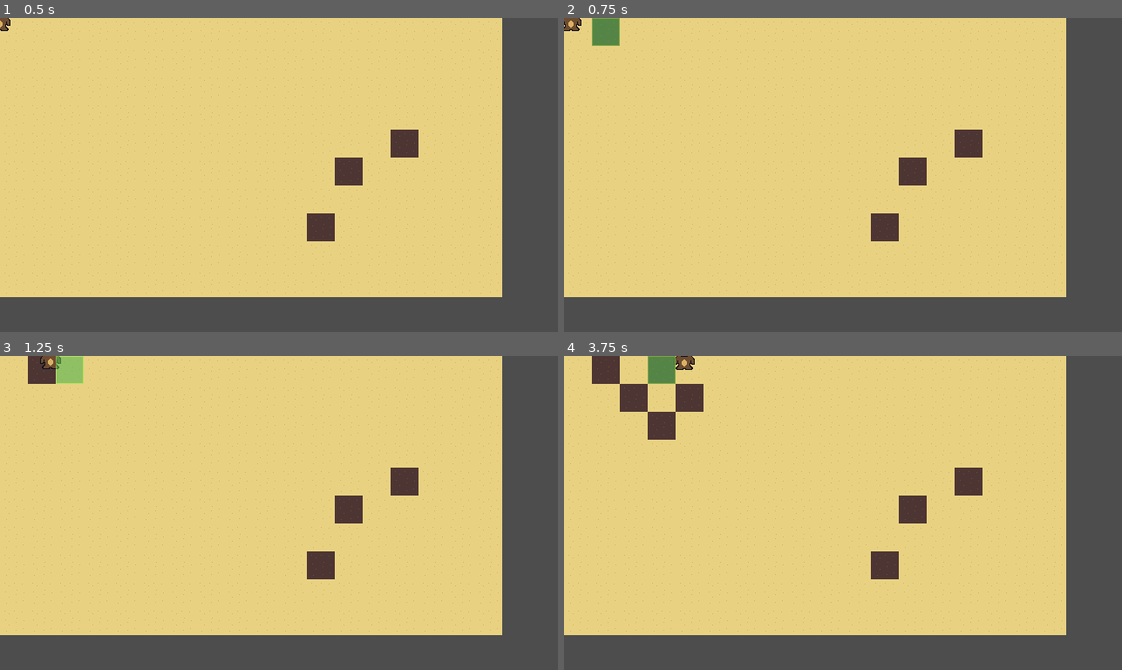
Above: before the commit, frames 1-4 (two rows, left to right).
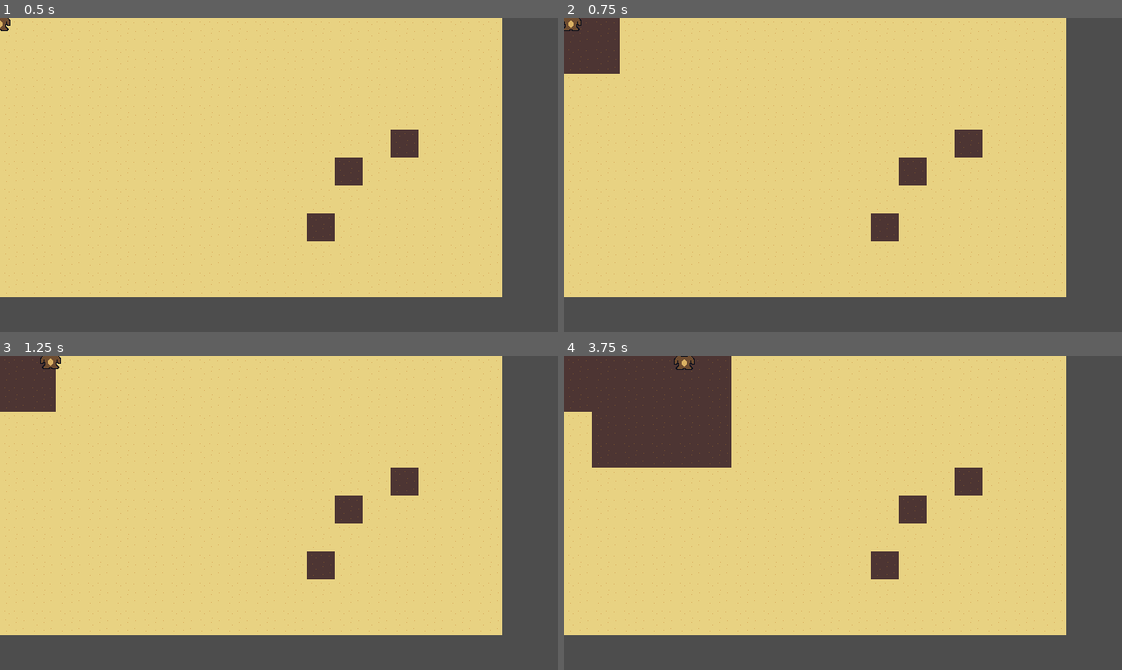
Above: after the commit, the same moments.

Repository: GregCK/beargarden
Game: Godot game, scene res://Scenes/garden_0.tscn
Two runs of this game, one before a commit and one after it. Both use one fixed random seed, a clock stepped at 60 frames per second and the inputs below.
Inputs:
- Up to frame 1 (0.5 s): no input
- Up to frame 2 (0.75 s): tap Enter at 0.5 s; hold D (move_right) from 0.53 s (still down); tap J (water) at 0.6 s
- Up to frame 3 (1.25 s): keep holding D (move_right)
- Up to frame 4 (3.75 s): release D (move_right) at 1.28 s; hold S (move_down) 1.28-2.03 s; tap J (water) every 0.75 s from 1.35 to 3.6 s; hold D (move_right) 2.03-2.78 s; hold W (move_up) 2.78-3.53 s; hold A (move_left) from 3.53 s (still down)

Frame 1 is identical in both runs. In frame 2, 1.7% of the frame differs, in the area x 0-10%, y 0-18%; in frame 3, 1.8%; in frame 4, 7.9%, in the area x 0-30%, y 0-36%.

Commit message:
water around player

Diff:
--- a/Scenes/garden_0.tscn
+++ b/Scenes/garden_0.tscn
@@ -1,9 +1,10 @@
-[gd_scene load_steps=5 format=4 uid="uid://dk0g06qlr3v1f"]
+[gd_scene load_steps=6 format=4 uid="uid://dk0g06qlr3v1f"]
 
 [ext_resource type="Script" path="res://Scripts/map.gd" id="1_f3ffi"]
 [ext_resource type="PackedScene" uid="uid://dx6dg150rm5hg" path="res://Scenes/player.tscn" id="2_ei0gq"]
 [ext_resource type="PackedScene" uid="uid://bnyh07qddka1b" path="res://Scenes/grid_helper_front.tscn" id="2_o6a05"]
 [ext_resource type="TileSet" uid="uid://m4xvbm6t5g6x" path="res://Resources/TileSets/ground_set_32x32_0.tres" id="2_tr3ef"]
+[ext_resource type="PackedScene" uid="uid://b0tnw7siuc121" path="res://Scenes/grid_helper_large.tscn" id="5_15j11"]
 
 [node name="Garden0" type="Node2D"]
 
@@ -19,3 +20,6 @@
 [node name="GridHelpers" type="Node2D" parent="Map"]
 
 [node name="GridHelperFront" parent="Map/GridHelpers" instance=ExtResource("2_o6a05")]
+visible = false
+
+[node name="GridHelperLarge" parent="Map/GridHelpers" instance=ExtResource("5_15j11")]
--- a/Scripts/map.gd
+++ b/Scripts/map.gd
@@ -5,39 +5,63 @@
 const DIRT_DRY:int = 1
 const DIRT_WET:int = 2
 
-@onready var gridHelper:Node2D = $GridHelpers/GridHelperFront
+@onready var gridHelperFront:Node2D = $GridHelpers/GridHelperFront
+@onready var gridHelperLarge:Node2D = $GridHelpers/GridHelperLarge
 @onready var groundTileMapLayer:TileMapLayer = $GroundTileMapLayer
 @onready var player:Player = $Player
 
 var tile_pos_in_front_of_player:Vector2i
-
+var tile_pos_player_is_on:Vector2i
 
 # Called when the node enters the scene tree for the first time.
 func _ready():
 	player.connect("enter_water_state", _on_player_enter_water_state)
-
+	gridHelperLarge.hide()
 
 func _physics_process(_delta):
 	if player:
+		tile_pos_player_is_on = get_tile_pos_player_is_on()
+		gridHelperLarge.global_position = tile_pos_player_is_on * GRID_SIZE
+
 		tile_pos_in_front_of_player = get_tile_pos_in_front_of_player()
-		gridHelper.global_position = tile_pos_in_front_of_player * GRID_SIZE
+		gridHelperFront.global_position = tile_pos_in_front_of_player * GRID_SIZE
 
 
-func get_tile_pos_in_front_of_player():
+
+func get_tile_pos_player_is_on():
 	var player_pos = player.global_position
 	var tile_pos_player_is_on = groundTileMapLayer.local_to_map(player_pos)
+	return tile_pos_player_is_on
+
+func get_tile_pos_in_front_of_player():
+	var tile_pos_player_is_on = get_tile_pos_player_is_on()
 	tile_pos_in_front_of_player = tile_pos_player_is_on + player.face_direction
 	return tile_pos_in_front_of_player
 
 
 func _on_player_enter_water_state():
 	pass
+	gridHelperLarge.show()
 
 func _input(event):
 	if event.is_action_released("water"):
 		if player.state == Player.States.WATER:
 			water()
 
+
 func water():
+	#groundTileMapLayer.set_cell(tile_pos_player_is_on, DIRT_WET, Vector2i(0,0), 0)
+
+
+	for i in range(-1, 2):
+		for j in range(-1, 2):
+			var adjustment_vector = Vector2i(i, j)
+			groundTileMapLayer.set_cell(tile_pos_player_is_on + adjustment_vector, DIRT_WET, Vector2i(0,0), 0)
+
+
+	gridHelperLarge.hide()
+	player.switch_state(Player.States.MOVE)
+
+func water_front():
 	groundTileMapLayer.set_cell(tile_pos_in_front_of_player, DIRT_WET, Vector2i(0,0), 0)
 	player.switch_state(Player.States.MOVE)
